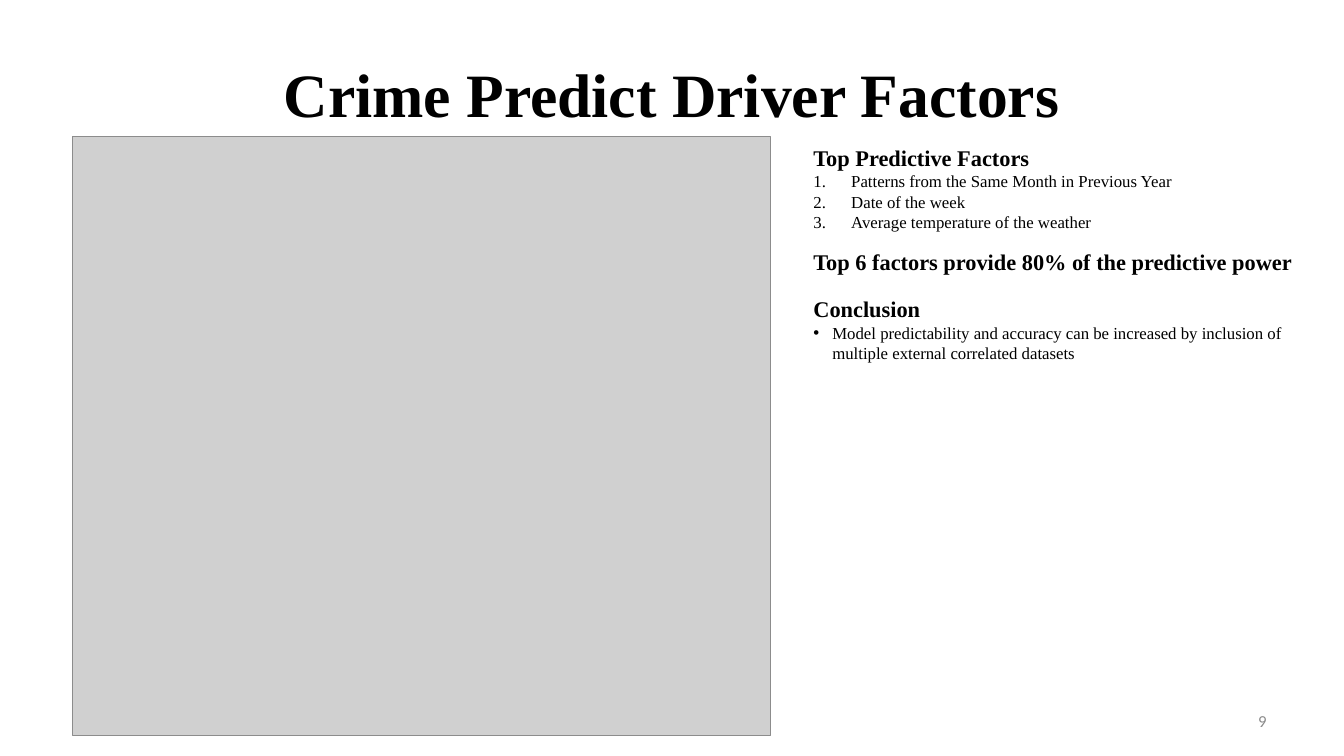
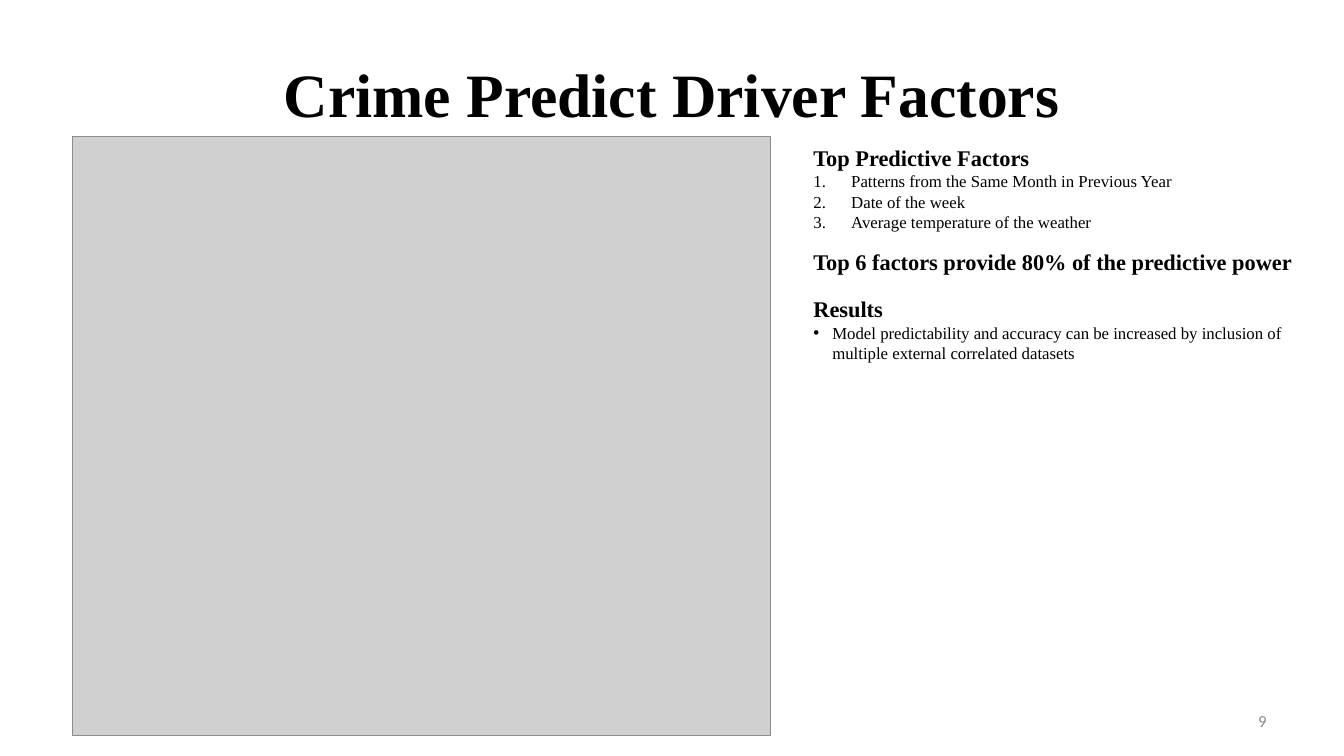
Before and after one commit to fuxima/YRP, a slide deck: slide 9 of YorkRegionCrimeAnalysis_presentation.pptx. Drawn at 1344x756 pixels with LibreOffice and Linux fonts; fonts in the diff are those of the drawing; grey boxes stand for pictures; background and template pictures are left out. Boxes give left, top, right and bottom in pixels: in the first picture for what was removed or moved away, otherwise in the second. Text is boxed around its words. In the diff, an @@ line names an element or a change of style, - is before the commit and + after.

```diff
--- a/YorkRegionCrimeAnalysis_presentation.pptx
+++ b/YorkRegionCrimeAnalysis_presentation.pptx
@@ text at box(813, 301, 882, 318): text changed @@
-Conclusion
+Results
```
Also in this commit, not shown: 27 other slides changed, 1 other file.
